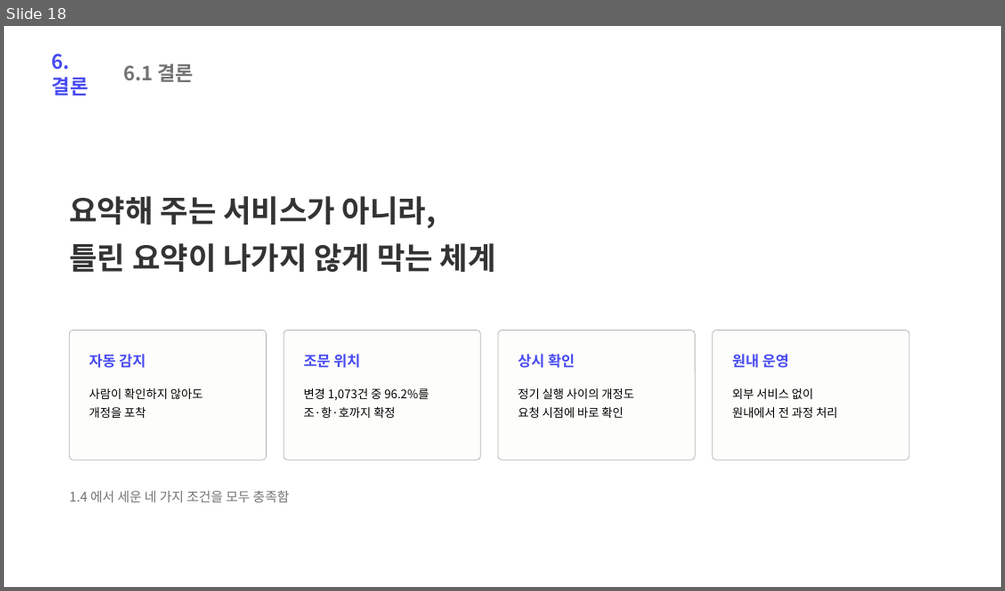
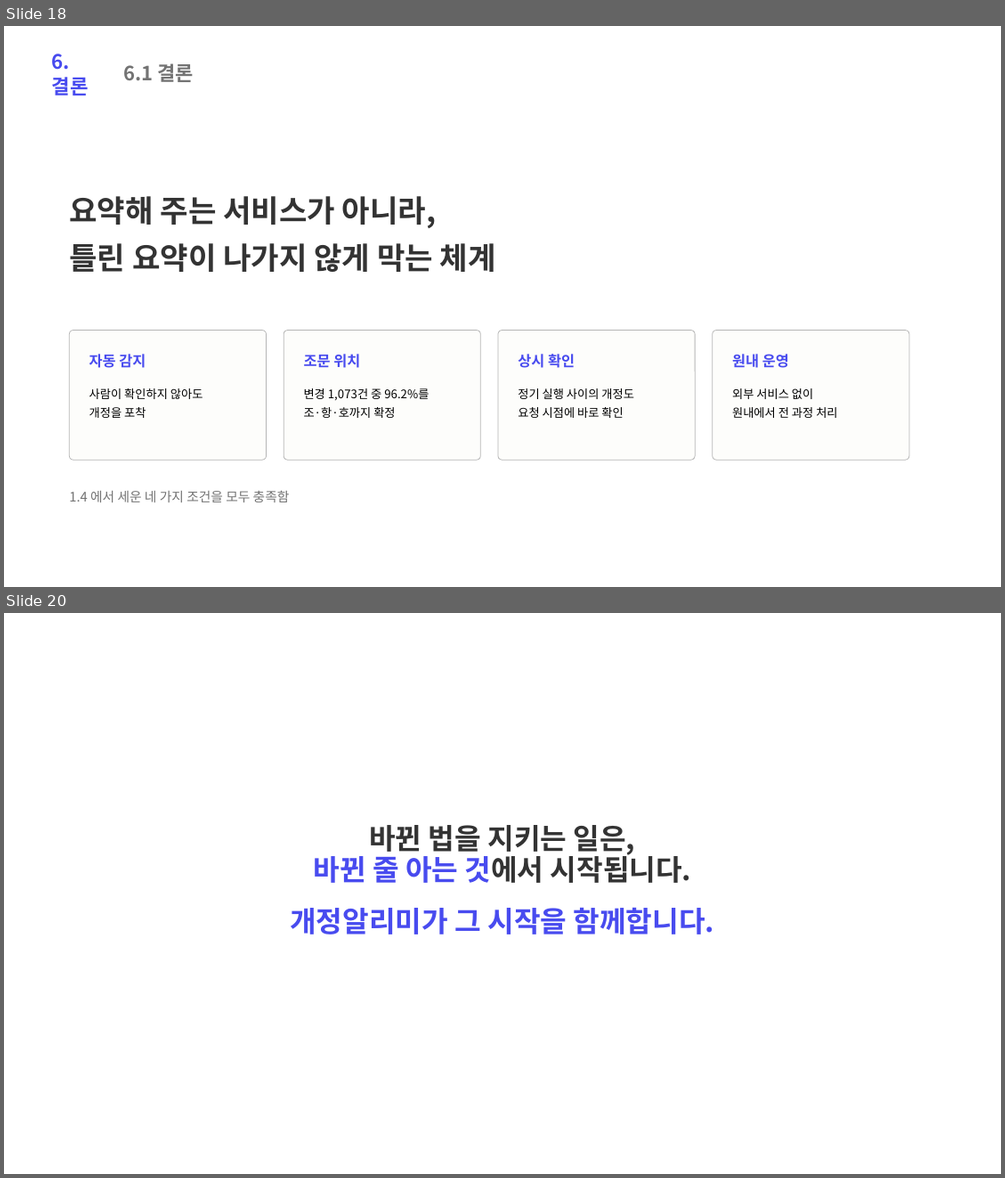
Before and after one commit to 2026-DSLab/2026-ssis, a slide deck: 최종 보고서/개정알리미_발표자료.pptx. Shown one above the other, each under a label of ours: slide 18 before the commit, slides 18 and 20 after it; the slides between them are not shown. The pictures are 1005x591 and 1005x1178 pixels, drawn with LibreOffice and Linux fonts; fonts in the diff are those of the drawing. Boxes give left, top, right and bottom in pixels: in the first picture for what was removed or moved away, otherwise in the second. Text is boxed around its words. In the diff, an @@ line names an element or a change of style, - is before the commit and + after.

```diff
--- a/최종 보고서/개정알리미_발표자료.pptx
+++ b/최종 보고서/개정알리미_발표자료.pptx
@@ slide 20 added at [4,613,1001,1174], background #FFFFFF @@
@@ text added at [369,825,636,857], 41.4 pt, text #333333, bold @@
+바뀐 법을 지키는 일은,
@@ text added at [314,852,692,883], 41.4 pt, text #333333, bold @@
+바뀐 줄 아는 것에서 시작됩니다.
@@ text added at [290,908,714,934], 41.4 pt, text #484BEF, bold @@
+개정알리미가 그 시작을 함께합니다.
```
Also in this commit, not shown: 1 other slide added, 16 other files.
